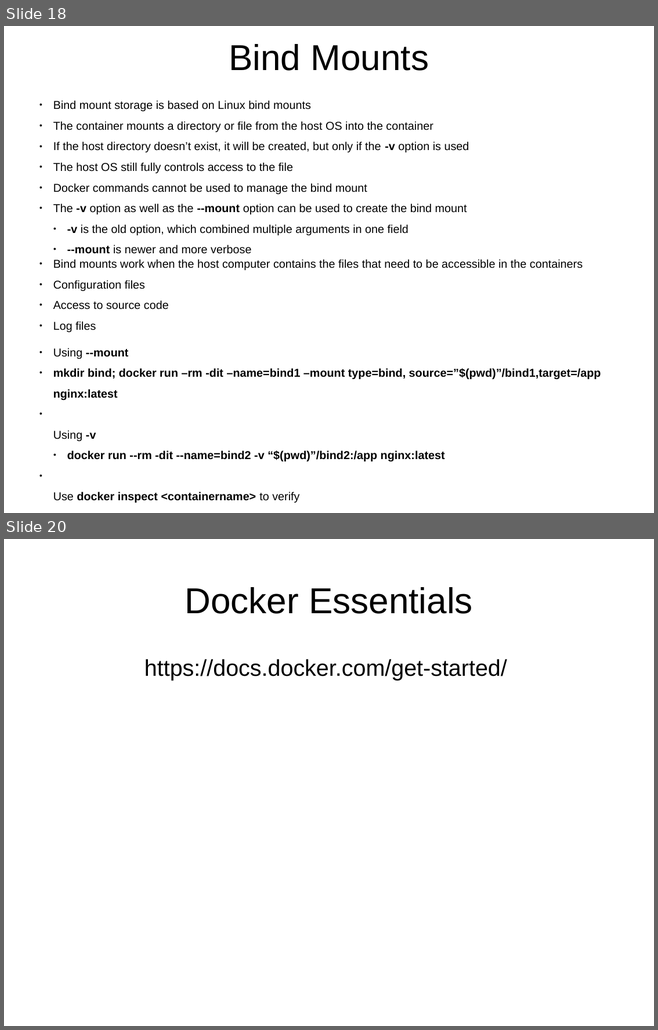
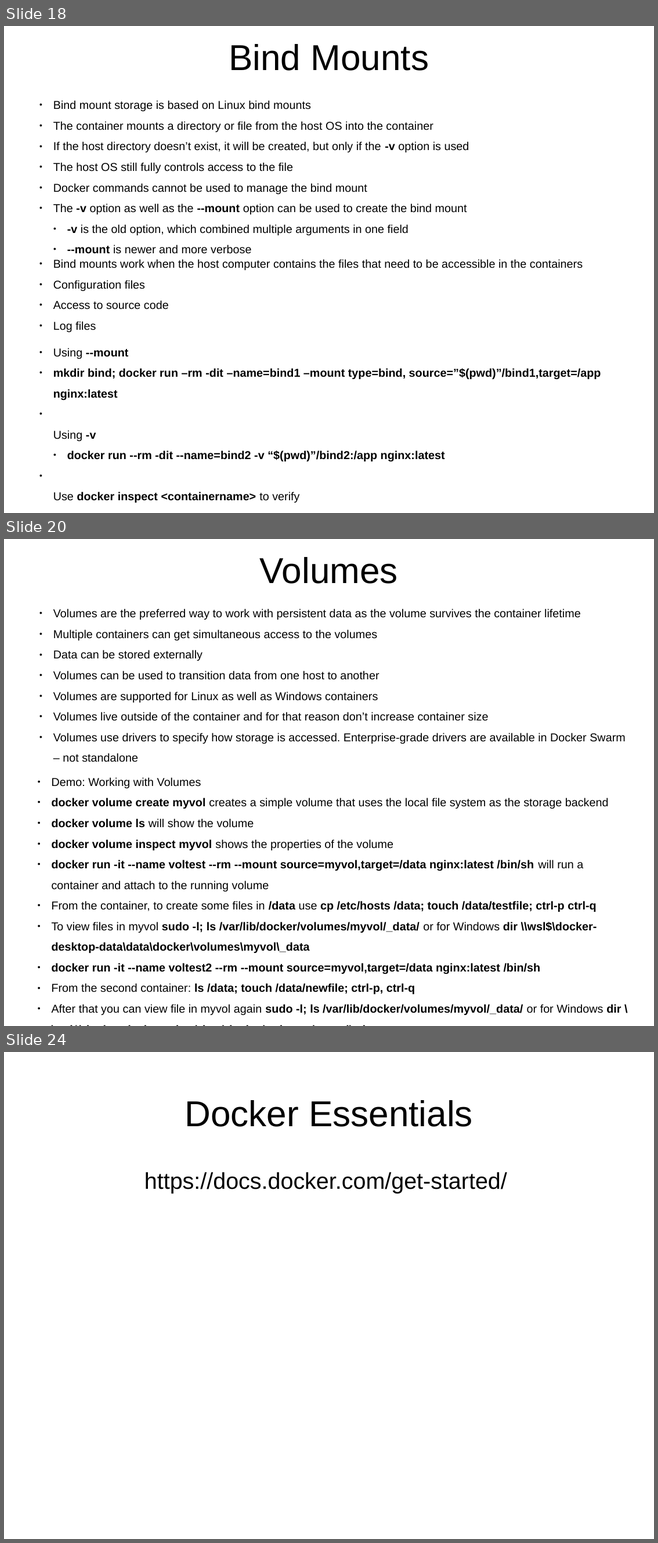
Before and after one commit to j-avdeev/DevOps, a slide deck: Lec presentations/DevOps - lec2 - RAID VM Docker.odp. Shown one above the other, each under a label of ours: slides 18 and 20 before the commit, slides 18, 20 and 24 after it; the slides between them are not shown. The pictures are 658x1030 and 658x1543 pixels, drawn with LibreOffice and Linux fonts; fonts in the diff are those of the drawing. Boxes give left, top, right and bottom in pixels: in the first picture for what was removed or moved away, otherwise in the second. Text is boxed around its words. In the diff, an @@ line names an element or a change of style, - is before the commit and + after.

```diff
--- a/Lec presentations/DevOps - lec2 - RAID VM Docker.odp
+++ b/Lec presentations/DevOps - lec2 - RAID VM Docker.odp
@@ slide 20 added at (x1=4, y1=539, x2=654, y2=1026), background #FFFFFF @@
@@ title added at (x1=260, y1=557, x2=398, y2=584), 44 pt, text #000000 @@
+Volumes
@@ text added at (x1=53, y1=609, x2=625, y2=762), 14 pt, text #000000 @@
+● Volumes are the preferred way to work with persistent data as the volume survives the container lifetime
+● Multiple containers can get simultaneous access to the volumes
+● Data can be stored externally
+● Volumes can be used to transition data from one host to another
+● Volumes are supported for Linux as well as Windows containers
+● Volumes live outside of the container and for that reason don’t increase container size
+● Volumes use drivers to specify how storage is accessed. Enterprise-grade drivers are available in Docker Swarm – not standalone
@@ text added at (x1=52, y1=777, x2=621, y2=1015), 14 pt, text #000000, bold @@
+● Demo: Working with Volumes
+● docker volume create myvol creates a simple volume that uses the local file system as the storage backend
+● docker volume ls will show the volume
+● docker volume inspect myvol shows the properties of the volume
+● docker run -it --name voltest --rm --mount source=myvol,target=/data nginx:latest /bin/sh will run a container and attach to the running volume
+● From the container, to create some files in /data use cp /etc/hosts /data; touch /data/testfile; ctrl-p ctrl-q
+● To view files in myvol sudo -l; ls /var/lib/docker/volumes/myvol/_data/ or for Windows dir \\wsl$\docker-desktop-data\data\docker\volumes\myvol\_data
+● docker run -it --name voltest2 --rm --mount source=myvol,target=/data nginx:latest /bin/sh
+● From the second container: ls /data; touch /data/newfile; ctrl-p, ctrl-q
+● After that you can view file in myvol again sudo -l; ls /var/lib/docker/volumes/myvol/_data/ or for Windows dir \\wsl$\docker-desktop-data\data\docker\volumes\myvol\_data
@@ what was slide 20 is now slide 24 @@
```
Also in this commit, not shown: 1 slide changed, 3 other slides added, 6 other files.
